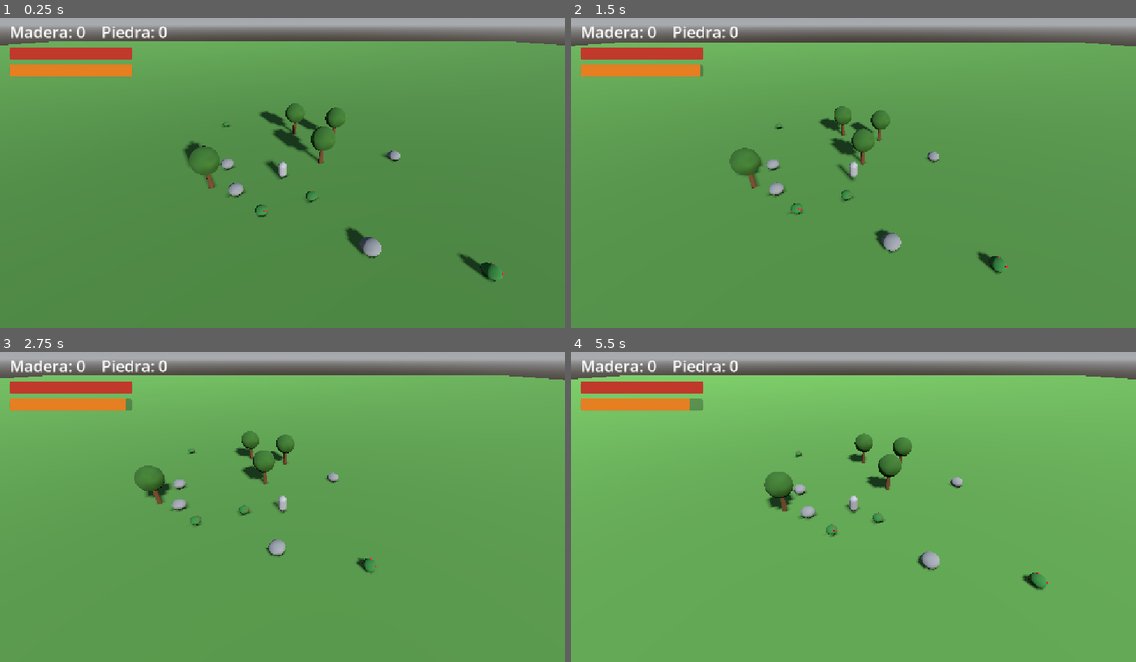
Above: before the commit, frames 1-4 (two rows, left to right).
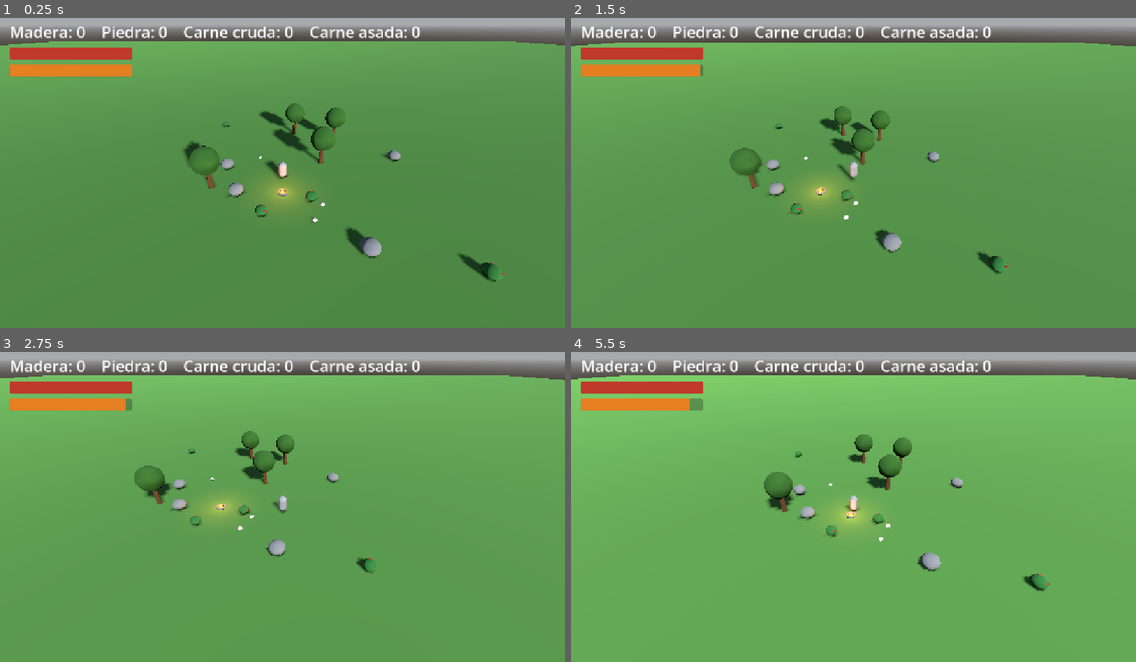
Above: after the commit, the same moments.

Repository: SergioC246/Wildborn
Game: Godot game, scene res://mundo.tscn
Same seed, same stepped clock (60 frames per second), same inputs: the game is played once before the commit and once after it.
Inputs:
- Up to frame 1 (0.25 s): no input
- Up to frame 2 (1.5 s): hold D (mover_derecha) 0.53-1.28 s; tap E (interactuar) at 0.6 s; tap Space (saltar) at 0.77 s; tap F (comer, bound only after the commit) at 0.8, 1.35 s; hold S (mover_atras) from 1.28 s (still down)
- Up to frame 3 (2.75 s): tap Space (saltar) at 1.52 s; tap E (interactuar) at 1.55 s; release S (mover_atras) at 2.03 s; hold D (mover_derecha) from 2.03 s (still down); tap B (construir) at 2.1 s; tap F (comer, bound only after the commit) at 2.3 s
- Up to frame 4 (5.5 s): release D (mover_derecha) at 2.78 s; hold W (mover_adelante) 2.78-3.53 s; tap E (interactuar) at 2.85, 4.35 s; tap Space (saltar) at 3.02, 3.77, 4.52 s; hold A (mover_izquierda) 3.53-5.03 s; tap F (comer, bound only after the commit) at 3.6, 5.1 s; hold S (mover_atras) from 5.03 s (still down)

The runs differ from the first frame. In frame 1, 1.5% of the frame differs, in the area x 32-75%, y 2-66%; in frame 2, 1.3%; in frame 3, 1.2%; in frame 4, 1.6%, in the area x 32-85%, y 2-78%.

Commit message:
Conejos, carne cruda y asada, cocinar en la hoguera

Diff:
--- /dev/null
+++ b/conejo.tscn
@@ -0,0 +1,38 @@
+[gd_scene format=3 uid="uid://ggpuw25pp0yt"]
+
+[ext_resource type="Script" uid="uid://qsfnbn7je72b" path="res://recurso.gd" id="1_psjg2"]
+
+[sub_resource type="StandardMaterial3D" id="StandardMaterial3D_oxalo"]
+albedo_color = Color(0.84705883, 0.8117647, 0.76862746, 1)
+
+[sub_resource type="SphereMesh" id="SphereMesh_wddc5"]
+material = SubResource("StandardMaterial3D_oxalo")
+radius = 0.25
+height = 0.35
+
+[sub_resource type="CylinderShape3D" id="CylinderShape3D_wddc5"]
+height = 0.35
+radius = 0.25
+
+[sub_resource type="CylinderShape3D" id="CylinderShape3D_40n1s"]
+radius = 1.5
+
+[node name="Conejo" type="StaticBody3D" unique_id=2080985871]
+script = ExtResource("1_psjg2")
+tipo_recurso = "carne_cruda"
+cantidad = 1
+golpes_necesarios = 2
+
+[node name="Cuerpo" type="MeshInstance3D" parent="." unique_id=1584736784]
+transform = Transform3D(1, 0, 0, 0, 1, 0, 0, 0, 1, 0, 0.18, 0)
+mesh = SubResource("SphereMesh_wddc5")
+
+[node name="CollisionShape3D" type="CollisionShape3D" parent="." unique_id=1309103122]
+transform = Transform3D(1, 0, 0, 0, 1, 0, 0, 0, 1, 0, 0.18, 0)
+shape = SubResource("CylinderShape3D_wddc5")
+
+[node name="ZonaInteraccion" type="Area3D" parent="." unique_id=242894854]
+
+[node name="CollisionShape3D" type="CollisionShape3D" parent="ZonaInteraccion" unique_id=1208924148]
+transform = Transform3D(1, 0, 0, 0, 1, 0, 0, 0, 1, 0, 1, 0)
+shape = SubResource("CylinderShape3D_40n1s")
--- /dev/null
+++ b/hoguera.gd
@@ -0,0 +1,23 @@
+extends StaticBody3D
+
+var jugador = null
+
+
+func _ready() -> void:
+	$ZonaInteraccion.body_entered.connect(_on_body_entered)
+	$ZonaInteraccion.body_exited.connect(_on_body_exited)
+
+
+func _process(_delta: float) -> void:
+	if jugador and Input.is_action_just_pressed("interactuar"):
+		jugador.cocinar_carne()
+
+
+func _on_body_entered(body: Node3D) -> void:
+	if body.name == "Jugador":
+		jugador = body
+
+
+func _on_body_exited(body: Node3D) -> void:
+	if body.name == "Jugador":
+		jugador = null
--- a/hoguera.tscn
+++ b/hoguera.tscn
@@ -1,4 +1,6 @@
 [gd_scene format=3 uid="uid://bjj4v7ctt5aij"]
+
+[ext_resource type="Script" uid="uid://uc8jjadqdywp" path="res://hoguera.gd" id="1_i0gtl"]
 
 [sub_resource type="StandardMaterial3D" id="StandardMaterial3D_40n1s"]
 albedo_color = Color(0.41960785, 0.41960785, 0.41960785, 1)
@@ -24,7 +26,11 @@
 height = 0.5
 radius = 0.6
 
+[sub_resource type="CylinderShape3D" id="CylinderShape3D_40n1s"]
+radius = 1.8
+
 [node name="Hoguera" type="StaticBody3D" unique_id=1136606766]
+script = ExtResource("1_i0gtl")
 
 [node name="Piedras" type="MeshInstance3D" parent="." unique_id=1546868766]
 transform = Transform3D(1, 0, 0, 0, 1, 0, 0, 0, 1, 0, 0.12, 0)
@@ -43,3 +49,9 @@
 [node name="CollisionShape3D" type="CollisionShape3D" parent="." unique_id=1439632973]
 transform = Transform3D(1, 0, 0, 0, 1, 0, 0, 0, 1, 0, 0.25, 0)
 shape = SubResource("CylinderShape3D_wddc5")
+
+[node name="ZonaInteraccion" type="Area3D" parent="." unique_id=46998643]
+
+[node name="CollisionShape3D" type="CollisionShape3D" parent="ZonaInteraccion" unique_id=2018393250]
+transform = Transform3D(1, 0, 0, 0, 1, 0, 0, 0, 1, 0, 1, 0)
+shape = SubResource("CylinderShape3D_40n1s")
--- a/jugador.gd
+++ b/jugador.gd
@@ -6,6 +6,10 @@
 const COSTE_HOGUERA_PIEDRA = 3
 const ESCENA_HOGUERA = preload("res://hoguera.tscn")
 
+const HAMBRE_CARNE_CRUDA = 10
+const DANO_CARNE_CRUDA = 10
+const HAMBRE_CARNE_ASADA = 40
+
 @export var vida_maxima: float = 100.0
 @export var hambre_maxima: float = 100.0
 @export var velocidad_hambre: float = 2.0
@@ -13,6 +17,8 @@
 
 var madera = 0
 var piedra = 0
+var carne_cruda = 0
+var carne_asada = 0
 var vida: float
 var hambre: float
 var posicion_inicial: Vector3
@@ -35,6 +41,8 @@
 func _process(delta: float) -> void:
 	if Input.is_action_just_pressed("construir"):
 		construir_hoguera()
+	if Input.is_action_just_pressed("comer"):
+		comer_carne()
 	actualizar_supervivencia(delta)
 
 
@@ -73,6 +81,8 @@
 	print("Has muerto. Pierdes todo lo que llevabas.")
 	madera = 0
 	piedra = 0
+	carne_cruda = 0
+	carne_asada = 0
 	vida = vida_maxima
 	hambre = hambre_maxima
 	global_position = posicion_inicial
@@ -93,7 +103,10 @@
 		piedra += cantidad
 	elif tipo == "bayas":
 		comer(cantidad)
+	elif tipo == "carne_cruda":
+		carne_cruda += cantidad
 	actualizar_contador()
+
 
 func comer(cantidad: int) -> void:
 	hambre = min(hambre + cantidad, hambre_maxima)
@@ -101,9 +114,34 @@
 	print("¡Ñam! Hambre: ", hambre)
 
 
+func comer_carne() -> void:
+	if carne_asada > 0:
+		carne_asada -= 1
+		comer(HAMBRE_CARNE_ASADA)
+		print("¡Carne asada! Deliciosa.")
+	elif carne_cruda > 0:
+		carne_cruda -= 1
+		comer(HAMBRE_CARNE_CRUDA)
+		vida = max(vida - DANO_CARNE_CRUDA, 0.0)
+		print("Carne cruda... te sienta mal.")
+	else:
+		print("No tienes carne.")
+	actualizar_contador()
+	actualizar_barras()
+
+
+func cocinar_carne() -> void:
+	if carne_cruda > 0:
+		carne_cruda -= 1
+		carne_asada += 1
+		actualizar_contador()
+		print("Has asado un trozo de carne.")
+	else:
+		print("No tienes carne cruda para cocinar.")
+
 
 func actualizar_contador() -> void:
-	contador_madera.text = "Madera: " + str(madera) + "    Piedra: " + str(piedra)
+	contador_madera.text = "Madera: " + str(madera) + "    Piedra: " + str(piedra) + "    Carne cruda: " + str(carne_cruda) + "    Carne asada: " + str(carne_asada)
 
 
 func construir_hoguera() -> void:
--- a/mundo.tscn
+++ b/mundo.tscn
@@ -5,6 +5,8 @@
 [ext_resource type="PackedScene" uid="uid://q5wxdp1tdkxq" path="res://arbol.tscn" id="2_lgngo"]
 [ext_resource type="PackedScene" uid="uid://bhddpswqiqe3d" path="res://roca.tscn" id="3_fw4w5"]
 [ext_resource type="PackedScene" uid="uid://bdormx14t2kib" path="res://arbusto.tscn" id="5_aou4a"]
+[ext_resource type="PackedScene" uid="uid://ggpuw25pp0yt" path="res://conejo.tscn" id="6_2hh7m"]
+[ext_resource type="PackedScene" uid="uid://bjj4v7ctt5aij" path="res://hoguera.tscn" id="7_t8jxu"]
 
 [sub_resource type="ProceduralSkyMaterial" id="ProceduralSkyMaterial_xwo6f"]
 sky_horizon_color = Color(0.66224277, 0.6717428, 0.6867428, 1)
@@ -91,3 +93,15 @@
 
 [node name="Arbusto4" parent="." unique_id=459735077 instance=ExtResource("5_aou4a")]
 transform = Transform3D(1, 0, 0, 0, 1, 0, 0, 0, 1, -10, 0, -15)
+
+[node name="Conejo" parent="." unique_id=2137198261 instance=ExtResource("6_2hh7m")]
+transform = Transform3D(1, 0, 0, 0, 1, 0, 0, 0, 1, -3, 0, -4)
+
+[node name="Conejo2" parent="." unique_id=1411411673 instance=ExtResource("6_2hh7m")]
+transform = Transform3D(1, 0, 0, 0, 1, 0, 0, 0, 1, 4, 0, 5)
+
+[node name="Conejo3" parent="." unique_id=1829943863 instance=ExtResource("6_2hh7m")]
+transform = Transform3D(1, 0, 0, 0, 1, 0, 0, 0, 1, 3, 0, 7)
+
+[node name="Hoguera" parent="." unique_id=1136606766 instance=ExtResource("7_t8jxu")]
+transform = Transform3D(1, 0, 0, 0, 1, 0, 0, 0, 1, 0, 0, 3)
--- a/project.godot
+++ b/project.godot
@@ -57,6 +57,11 @@
 "events": [Object(InputEventKey,"resource_local_to_scene":false,"resource_name":"","device":-1,"window_id":0,"alt_press …(191 unchanged characters)…
 ]
 }
+comer={
+"deadzone": 0.2,
+"events": [Object(InputEventKey,"resource_local_to_scene":false,"resource_name":"","device":-1,"window_id":0,"alt_pressed":false,"shift_pressed":false,"ctrl_pressed":false,"meta_pressed":false,"pressed":false,"keycode":0,"physical_keycode":70,"key_label":0,"unicode":102,"location":0,"echo":false,"script":null)
+]
+}
 
 [physics]
 
Not shown, added: hoguera.gd.uid
